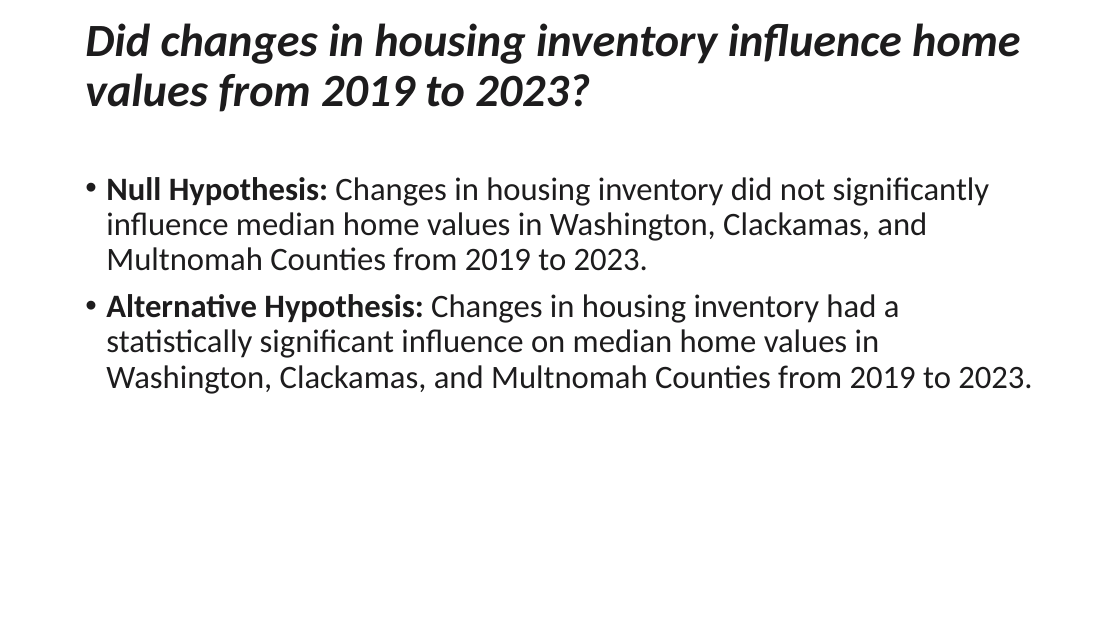
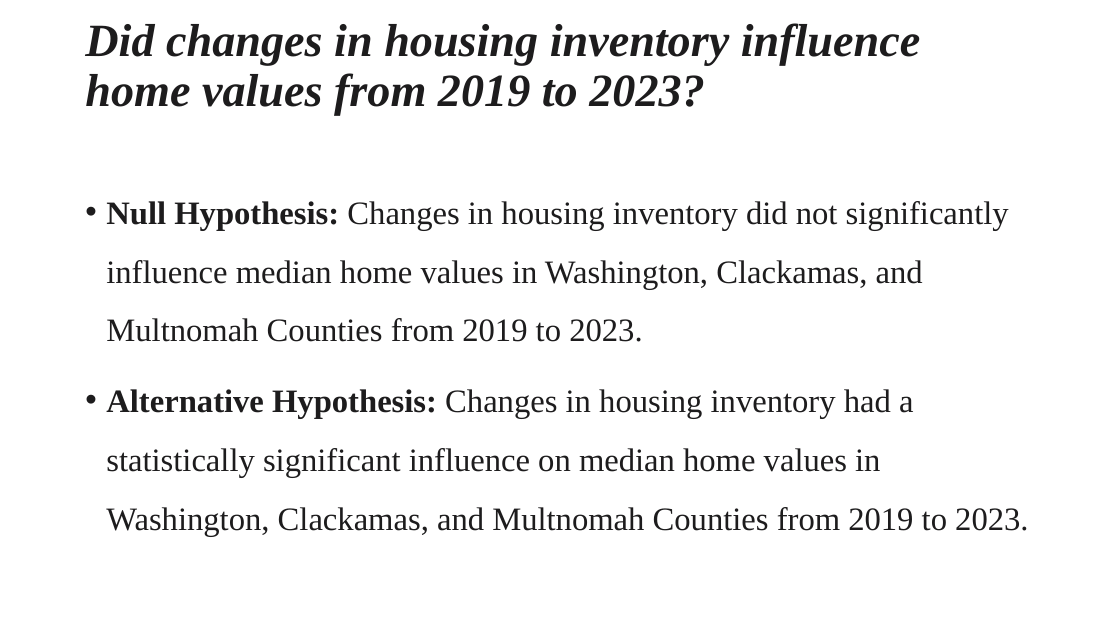
Before and after one commit to Tserrof7/Portland-Housing-Prices-Affordability-Project, a slide deck: slide 4 of Portland , Or Housing & Affordability.pptx. Drawn at 1120x630 pixels with LibreOffice and Linux fonts; fonts in the diff are those of the drawing. Boxes give left, top, right and bottom in pixels: in the first picture for what was removed or moved away, otherwise in the second. Text is boxed around its words. In the diff, an @@ line names an element or a change of style, - is before the commit and + after.

```diff
--- a/Portland , Or Housing & Affordability.pptx
+++ b/Portland , Or Housing & Affordability.pptx
@@ title "Did changes in housing inventory ..." at <box>85,23,920,115</box>: font Calibri to Times New Roman @@
@@ text "Null Hypothesis: Changes in housing ..." at <box>106,201,1028,536</box>: font Calibri to Times New Roman; line spacing 0.9 to 1.5 @@
```
Also in this commit, not shown: 10 other slides changed, 4 slides added, 3 slides removed.
